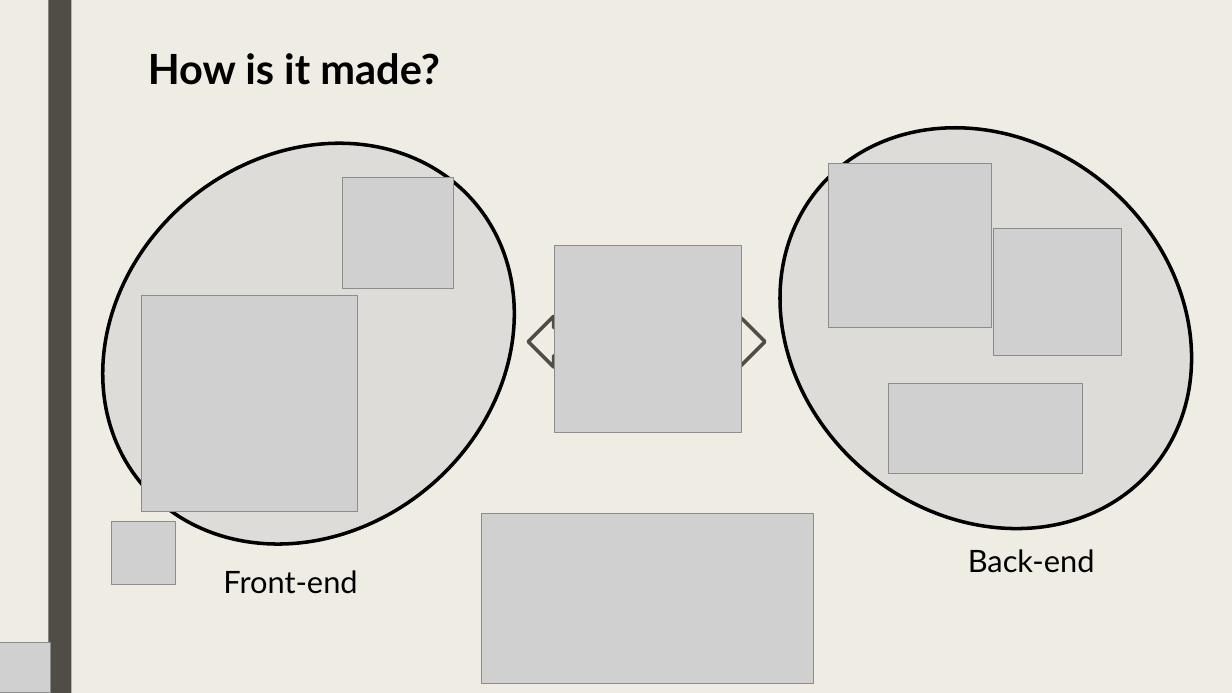
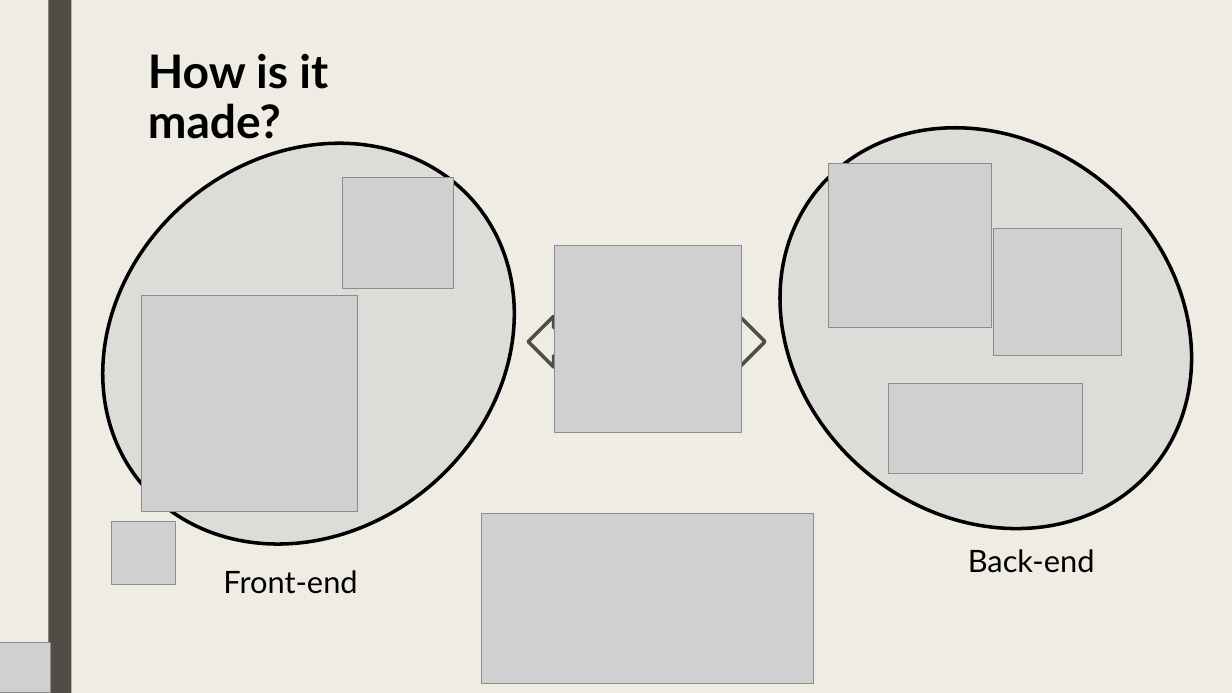
Before and after one commit to lt-scuolalavoro/suit, a slide deck: slide 4 of resources/EN - Suit Database + Backup Slides.pptx. Drawn at 1232x693 pixels with LibreOffice and Linux fonts; fonts in the diff are those of the drawing; grey boxes stand for pictures. Boxes give left, top, right and bottom in pixels: in the first picture for what was removed or moved away, otherwise in the second. Text is boxed around its words. In the diff, an @@ line names an element or a change of style, - is before the commit and + after.

```diff
--- a/resources/EN - Suit Database + Backup Slides.pptx
+++ b/resources/EN - Suit Database + Backup Slides.pptx
@@ title "How is it made?" at [148, 53, 328, 139]: size 32.4 to 36 pt @@
```
Also in this commit, not shown: 4 other slides changed, 1 other file.
